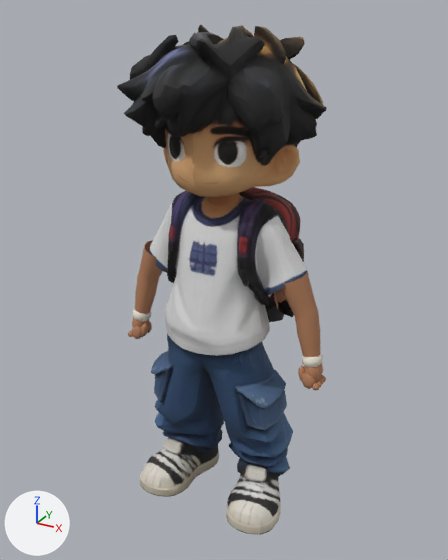
Two versions of the Blender file assets/models/amir-fighter.blend, one commit apart.
Before and after are seen from a 50 mm lens placed at (0.85, -1.573, 1.543), pointed at (-0.016, 0.001, 0.756). Arrows for +X, +Y and +Z are at lower left; the lights stay in place. The picture after the commit comes second.

Before the edit, the objects in view are built like this:
```python
me_amir_solid_fighter_mesh = bpy.data.meshes.new('Amir solid fighter mesh')
me_amir_solid_fighter_mesh.from_pydata(...)  # 9171 vertices, 11859 faces; spans x -0.35..0.35, y -0.27..0.29, z 0.0..1.5
me_amir_solid_fighter_mesh.polygons.foreach_set('use_smooth', [True] * 11859)
me_amir_solid_fighter_mesh.materials.append(mat_amir_original_colours)  # picture img_amir_fighter_atlas
ob_amir_fighter = bpy.data.objects.new('Amir fighter', me_amir_solid_fighter_mesh)
ob_amir_fighter.location = (0.0, 0.0, 0.0)
```
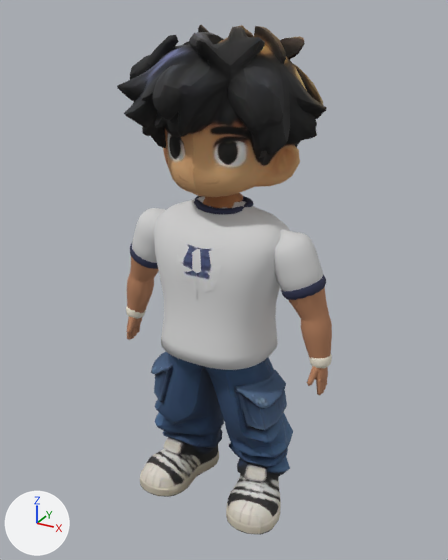
The change, as a diff of the scene's bpy script:
```diff
--- a/assets/models/amir-fighter.blend.py
+++ b/assets/models/amir-fighter.blend.py
@@ me_amir_solid_fighter_mesh @@
 # used by ob_amir_fighter; location = (0.0, 0.0, 0.0)
-me_amir_solid_fighter_mesh.from_pydata(...)  # 9171 vertices, 11859 faces; spans x -0.35..0.35, y -0.27..0.29, z 0.0..1.5
+me_amir_solid_fighter_mesh.from_pydata(...)  # 7316 vertices, 10218 faces; spans x -0.37..0.37, y -0.27..0.25, z 0.0..1.5
+# me_amir_solid_fighter_mesh part 1: a new loose piece of 17 vertices spanning x -0.08..0.07, y -0.19..-0.16, z 0.77..0.94, in mat_amir_original_colours (picture img_amir_fighter_atlas)
+# me_amir_solid_fighter_mesh part 2: 102 loose pieces with 1379 vertices, spanning x -0.33..0.33, y -0.15..0.29, z 0.5..0.99, are deleted
+# me_amir_solid_fighter_mesh part 3: 259 vertices moved from x -0.35..0.35, y -0.11..0.04, z 0.5..1.06 to x -0.36..0.37, y -0.11..0.04, z 0.49..1.06; 2046 vertices removed from x -0.35..0.35, y -0.21..0.26, z 0.5..1.06; 1553 vertices added at x -0.37..0.37, y -0.22..0.09, z 0.48..1.04
+# me_amir_solid_fighter_mesh part 4: 176 kept faces spanning x -0.36..0.37, y -0.09..0.02, z 0.49..0.86 get new texture (UV) coordinates
 me_amir_solid_fighter_mesh.materials.append(mat_amir_original_colours)
```

Changed parts and their boxes (x1, y1, x2, y2) in the pictures (448 x 560 px; the box of a moved part takes in the faces that stretch with it):
'Amir fighter', reshaped: before (117, 25, 327, 535); after (117, 25, 332, 535)
part 1 of me_amir_solid_fighter_mesh, added: after (176, 238, 224, 298)
part 2 of me_amir_solid_fighter_mesh, deleted: before (141, 237, 305, 380)
part 3 of me_amir_solid_fighter_mesh, moved or reshaped: before (128, 187, 326, 390); after (126, 193, 332, 396)
part 4 of me_amir_solid_fighter_mesh, surface changed: before (137, 272, 320, 364); after (127, 274, 332, 365)
